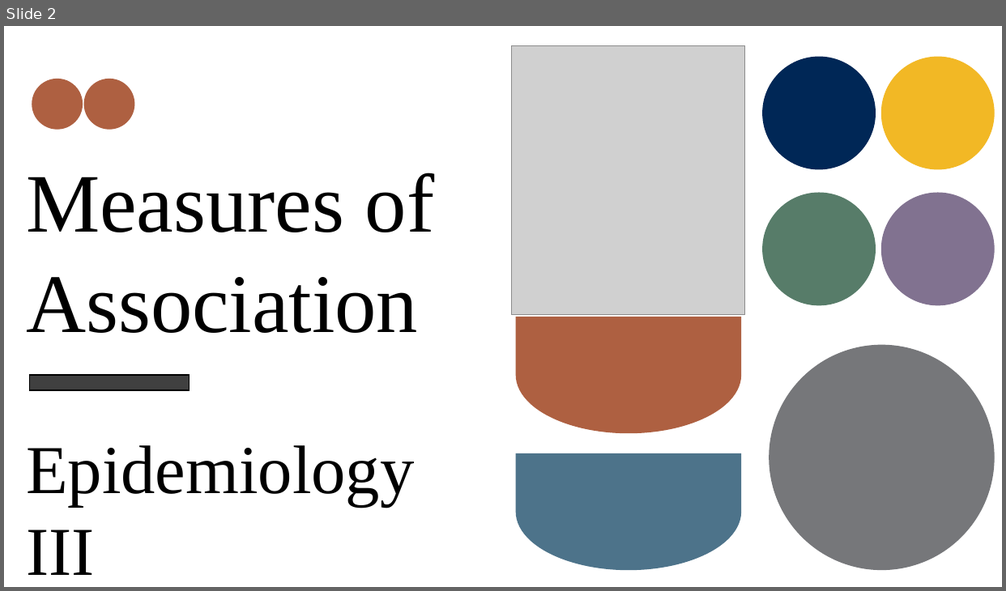
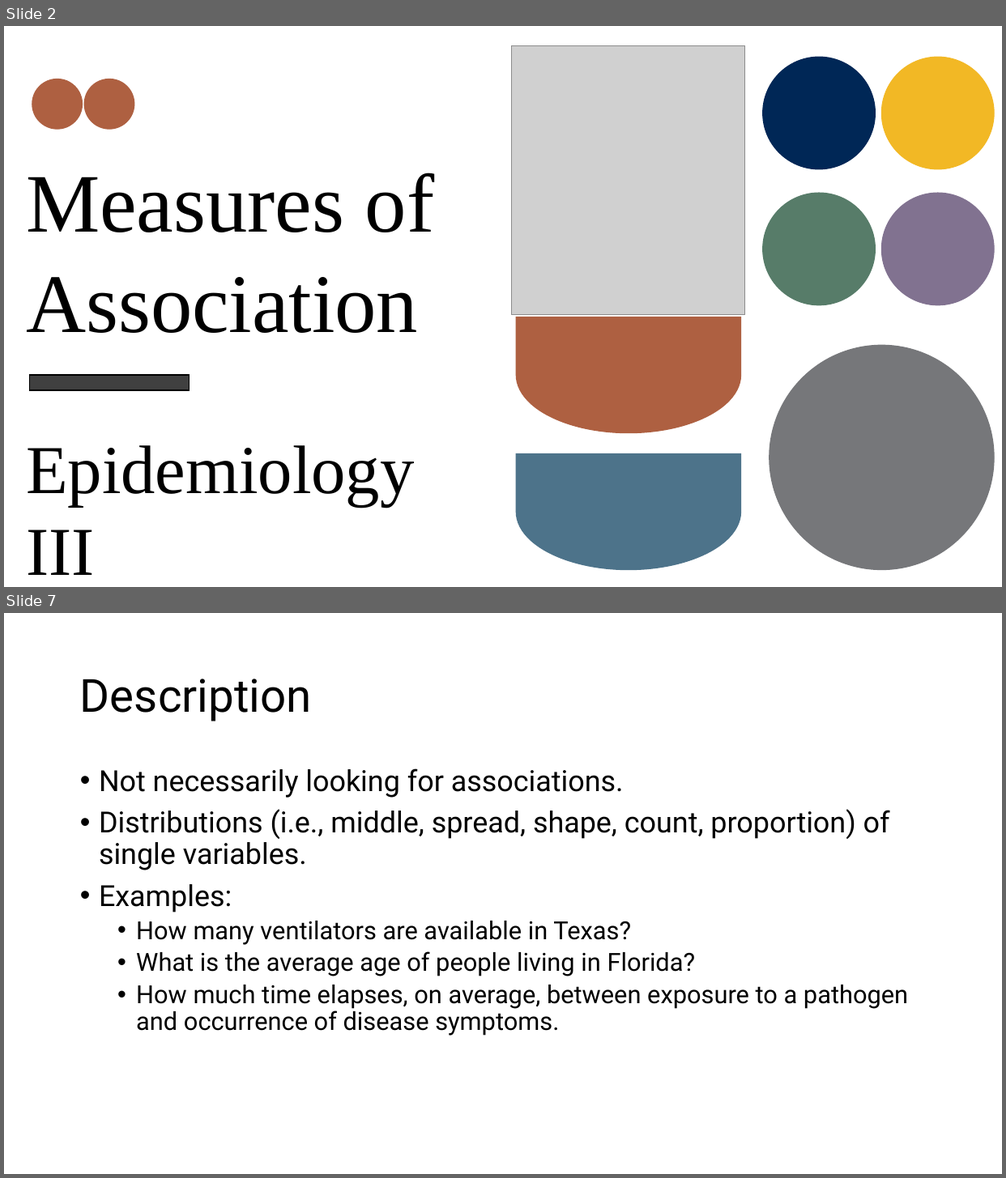
Before and after one commit to brad-cannell/epi_3_public, a slide deck: modules/04 Measures of Association/measures_of_assocaition.pptx. Shown one above the other, each under a label of ours: slide 2 before the commit, slides 2 and 7 after it; the slides between them are not shown. The pictures are 1006x591 and 1006x1178 pixels, drawn with LibreOffice and Linux fonts; fonts in the diff are those of the drawing; grey boxes stand for pictures. Boxes give left, top, right and bottom in pixels: in the first picture for what was removed or moved away, otherwise in the second. Text is boxed around its words. In the diff, an @@ line names an element or a change of style, - is before the commit and + after.

Commit message:
Initial commit of the Fall 2022 changes to measures of association
First time using this powerpoint.

First time using R.

```diff
--- a/modules/04 Measures of Association/measures_of_assocaition.pptx
+++ b/modules/04 Measures of Association/measures_of_assocaition.pptx
@@ slide 7 added at (4, 613, 1002, 1174), background #FFFFFF @@
@@ title added at (80, 679, 312, 722), 44 pt, text #000000 @@
+Description
@@ text added at (99, 769, 908, 1036), 24 pt, text #000000 @@
+• Not necessarily looking for associations.
+• Distributions (i.e., middle, spread, shape, count, proportion) of single variables.
+• Examples:
+  • How many ventilators are available in Texas?
+  • What is the average age of people living in Florida?
+  • How much time elapses, on average, between exposure to a pathogen and occurrence of disease symptoms.
```
Also in this commit, not shown: 18 slides changed, 81 other slides added, 5 slides removed, 5 other files.
